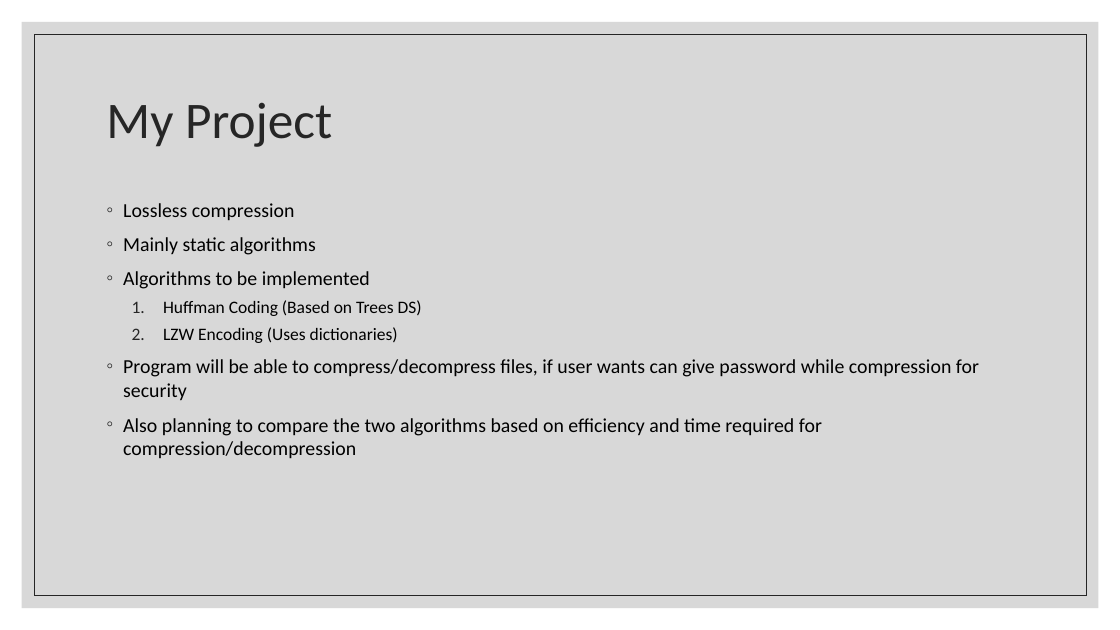
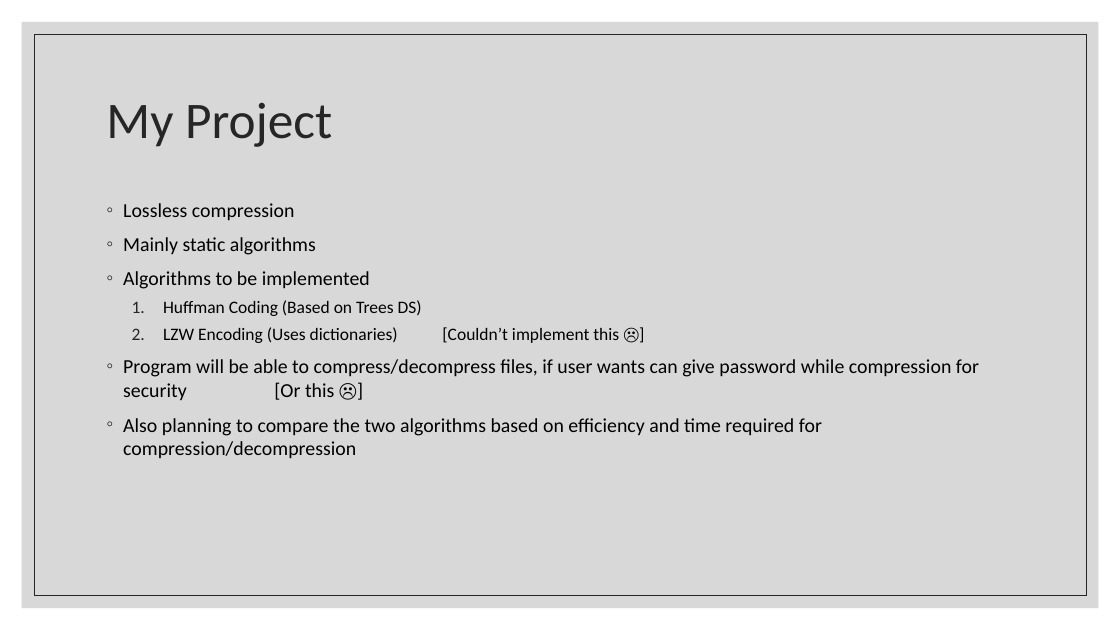
Before and after one commit to light2802/file-compressor, a slide deck: slide 5 of Project PPt.pptx. Drawn at 1120x630 pixels with LibreOffice and Linux fonts; fonts in the diff are those of the drawing. Boxes give left, top, right and bottom in pixels: in the first picture for what was removed or moved away, otherwise in the second. Text is boxed around its words. In the diff, an @@ line names an element or a change of style, - is before the commit and + after.

```diff
--- a/Project PPt.pptx
+++ b/Project PPt.pptx
@@ text at (123, 327, 979, 401): text changed @@
-  2. LZW Encoding (Uses dictionaries)
-◦ Program will be able to compress/decompress files, if user wants can give password while compression for security
+  2. LZW Encoding (Uses dictionaries) [Couldn’t implement this ☹]
+◦ Program will be able to compress/decompress files, if user wants can give password while compression for security [Or this ☹]
```
Also in this commit, not shown: 1 other file.
